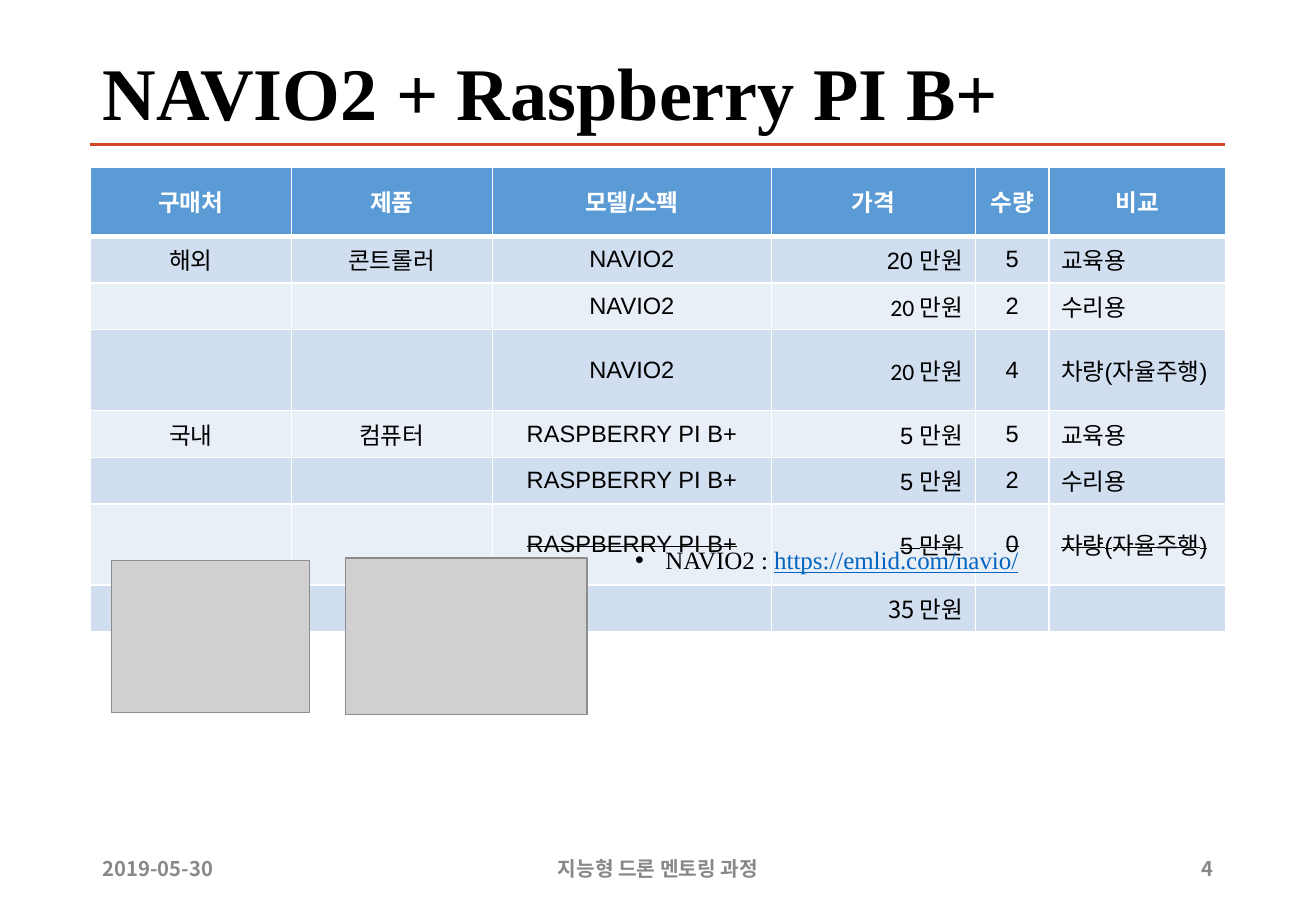
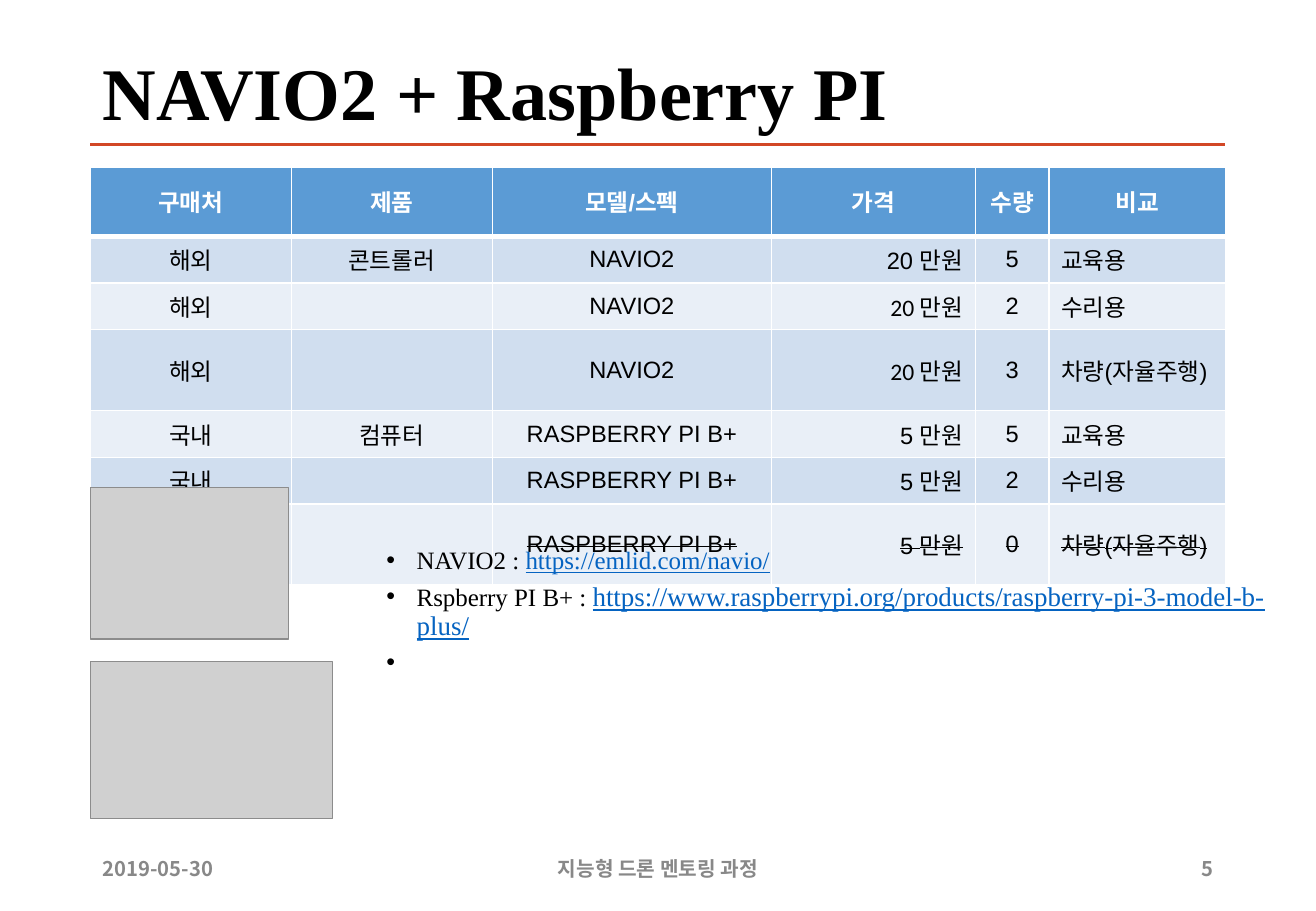
Before and after one commit to sunabove/autopilot_doc, a slide deck: slide 5 of 120 구매/108 2차 지능형 드론 멘토링 HW 구매 목록 19년 6월 V1.0.pptx (slide 4 before the commit). Drawn at 1316x911 pixels with LibreOffice and Linux fonts; fonts in the diff are those of the drawing; grey boxes stand for pictures. Boxes give left, top, right and bottom in pixels: in the first picture for what was removed or moved away, otherwise in the second. Text is boxed around its words. In the diff, an @@ line names an element or a change of style, - is before the commit and + after.

```diff
--- a/120 구매/108 2차 지능형 드론 멘토링 HW 구매 목록 19년 6월 V1.0.pptx
+++ b/120 구매/108 2차 지능형 드론 멘토링 HW 구매 목록 19년 6월 V1.0.pptx
@@ title at [103,68,887,134]: text changed @@
-NAVIO2 + Raspberry PI B+
+NAVIO2 + Raspberry PI
@@ table at [90,166,1225,563] @@
-row 3, column 1: 
+row 3, column 1: 해외
-row 4, column 1: 
+row 4, column 1: 해외
-row 4, column 5: 4
+row 4, column 5: 3
-row 6:  |  | RASPBERRY PI B+ | 5 만원 | 2 | 수리용
-row 7:  |  | RASPBERRY PI B+ | 5 만원 | 0 | 차량(자율주행)
-row 8:  | 계 |  | 35 만원 |  | 
+row 6: 국내 |  | RASPBERRY PI B+ | 5 만원 | 2 | 수리용
+row 7: 국내 |  | RASPBERRY PI B+ | 5 만원 | 0 | 차량(자율주행)
@@ picture: place and size @@
-picture at [112,560,310,712]
+picture at [91,487,289,639]
@@ text "NAVIO2 : https://emlid.com/navio/": place and size @@
-text "NAVIO2 : https://emlid.com/navio/" at [665,549,1018,575]
+text "NAVIO2 : https://emlid.com/navio/" at [417,549,1265,641]
@@ text at [417,587,1265,641]: paragraph added @@
+• Rspberry PI B+ : https://www.raspberrypi.org/products/raspberry-pi-3-model-b-plus/
@@ picture: place and size @@
-picture at [345,558,587,715]
+picture at [90,662,332,819]
@@ page number at [1201,861,1213,876]: text changed @@
-4
+5
```
Also in this commit, not shown: 1 other slide changed, 2 slides added, 1 slide removed, 2 other files.
